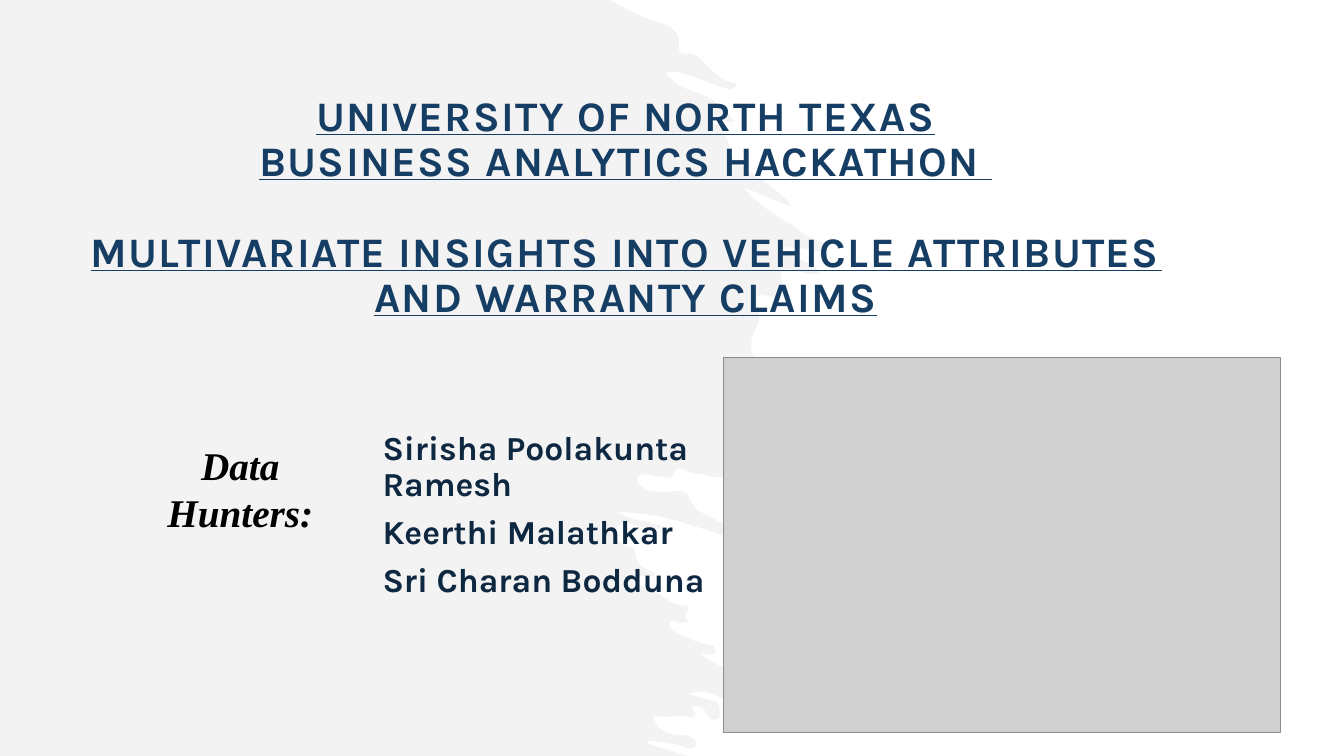
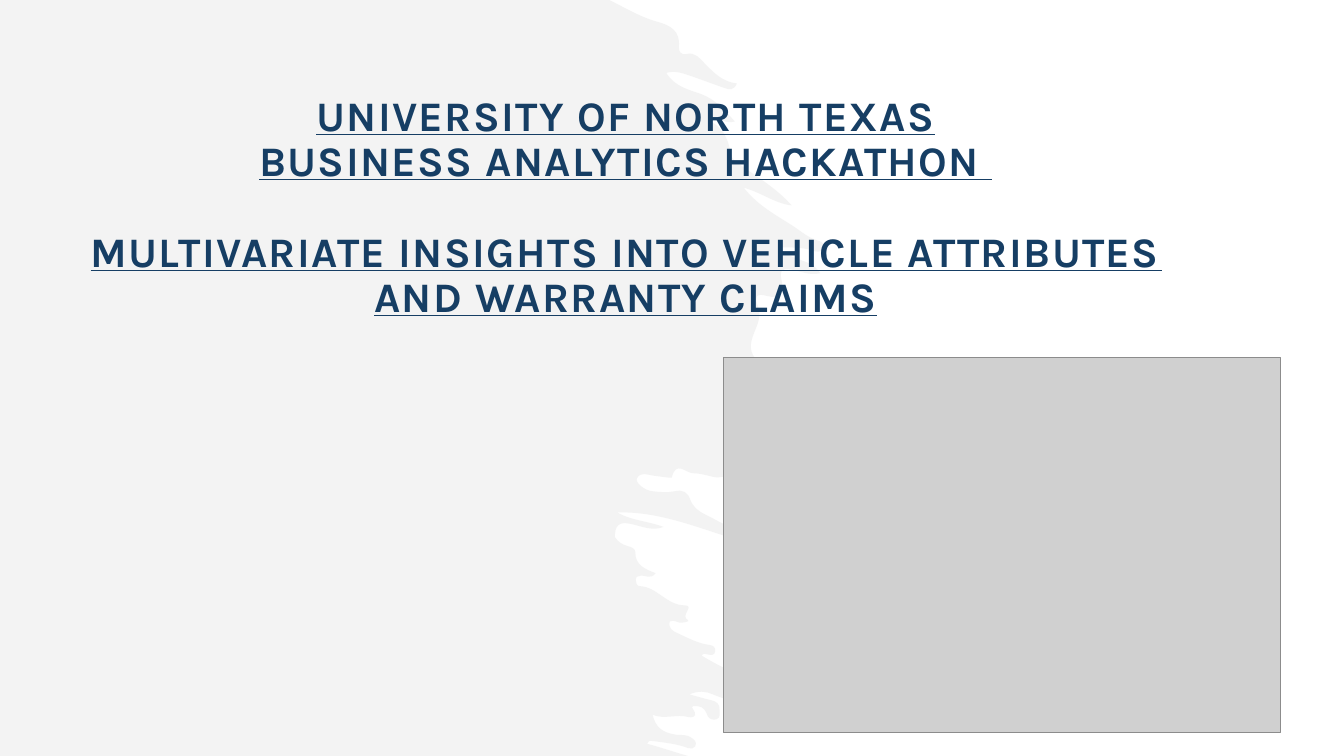
Before and after one commit to Pachava04/Peterbilt-Cost-Optimization-through-Predictive-Analytics, a slide deck: slide 1 of Presentation.pptx. Drawn at 1344x756 pixels with LibreOffice and Linux fonts; fonts in the diff are those of the drawing; grey boxes stand for pictures. Boxes give left, top, right and bottom in pixels: in the first picture for what was removed or moved away, otherwise in the second. Text is boxed around its words. In the diff, an @@ line names an element or a change of style, - is before the commit and + after.

```diff
--- a/Presentation.pptx
+++ b/Presentation.pptx
@@ freeform shape at (0,0,824,756): outline redrawn @@
@@ text removed at (383,436,705,593) @@
-Sirisha Poolakunta Ramesh
-Keerthi Malathkar
-Sri Charan Bodduna
@@ text removed at (167,454,313,528) @@
-Data Hunters:
```
Also in this commit, not shown: 4 other slides changed, 1 other file.
